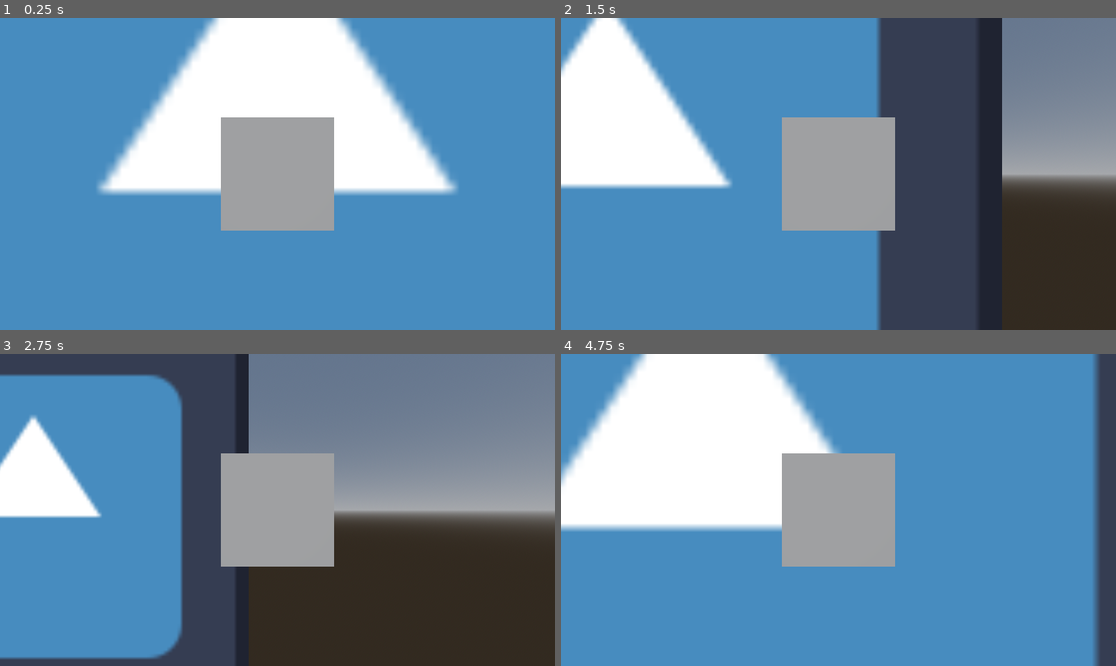
Above: before the commit, frames 1-4 (two rows, left to right).
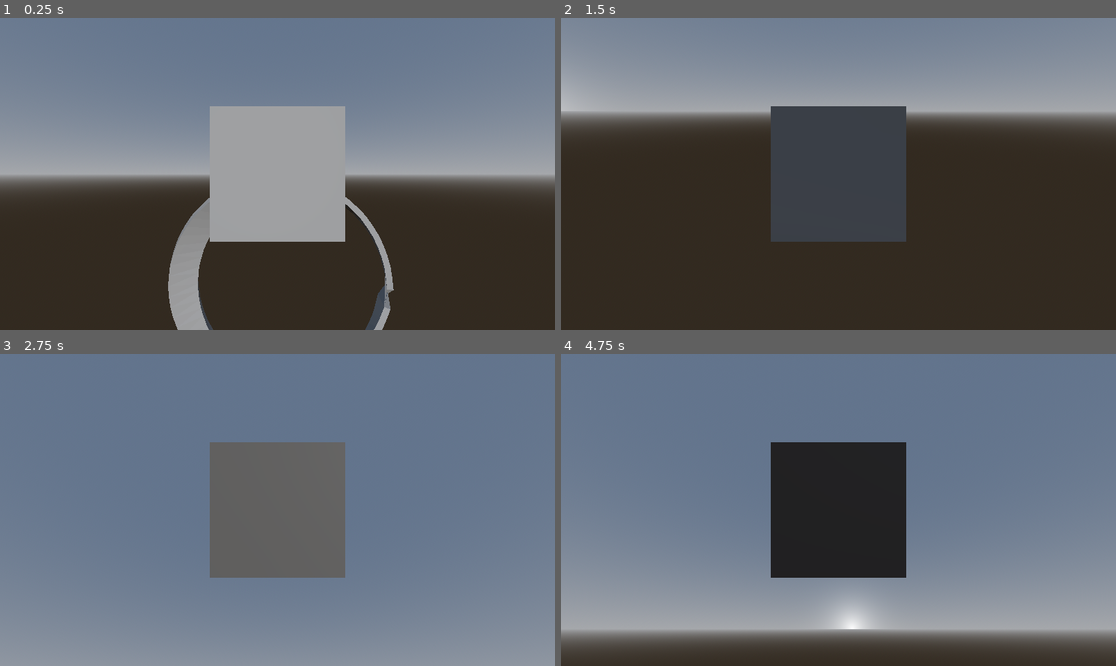
Above: after the commit, the same moments.

Repository: ronanalam/gmtk-jam-25
Game: Godot game, scene res://Scenes/main.tscn
Two runs of this game, one before a commit and one after it. Both use one fixed random seed, a clock stepped at 60 frames per second and the inputs below. The project has no main scene, so this scene is started directly. The engine's default icon, where the game draws it, is replaced by a stand-in: a white triangle on a blue panel in a dark square.
Inputs (mouse positions are in pixels of both pictures, inside the frame that each line leads up to):
- Up to frame 1 (0.25 s): no input
- Up to frame 2 (1.5 s): tap Enter at 0.5 s; move the mouse to (960, 158) at 0.52 s; hold D (right) 0.53-1.28 s; tap Shift (lowering, bound only after the commit) at 0.6 s; tap Space (jump) at 0.77, 0.8, 1.07, 1.35 s; move the mouse to (727, 189) at 1.27 s; hold S (backward) from 1.28 s (still down)
- Up to frame 3 (2.75 s): tap Space (jump) at 1.52, 1.82, 2.3 s; tap Shift (lowering, bound only after the commit) at 1.55, 2.1 s; move the mouse to (333, 441) at 2.02 s; release S (backward) at 2.03 s; hold D (right) from 2.03 s (still down)
- Up to frame 4 (4.75 s): move the mouse to (810, 572) at 2.77 s; release D (right) at 2.78 s; hold W (forward) 2.78-3.53 s; tap Shift (lowering, bound only after the commit) at 2.85, 4.35 s; tap Space (jump) at 3.02, 3.32, 3.6, 3.77, 4.07, 4.52 s; move the mouse to (1005, 556) at 3.52 s; hold A (left) from 3.53 s (still down); move the mouse to (672, 463) at 4.27 s

The runs differ from the first frame. In frame 1, 93% of the frame differs, in the area x 0-100%, y 0-100%; in frame 2, 84%; in frame 3, 83%; in frame 4, 100%.

Commit message:
progress on mobius mesh

Diff:
--- a/Scenes/main.tscn
+++ b/Scenes/main.tscn
@@ -1,7 +1,8 @@
-[gd_scene load_steps=9 format=3 uid="uid://ppll40aikglu"]
+[gd_scene load_steps=11 format=3 uid="uid://ppll40aikglu"]
 
 [ext_resource type="Texture2D" uid="uid://c1nq14tr8i7tx" path="res://Assets/icon.svg" id="1_jjgbg"]
 [ext_resource type="Script" uid="uid://dvigwbs12r4s5" path="res://Scripts/player.gd" id="2_bo1nx"]
+[ext_resource type="Script" uid="uid://dmsc51op4juc0" path="res://Scenes/path_3d.gd" id="3_8gbba"]
 
 [sub_resource type="ProceduralSkyMaterial" id="ProceduralSkyMaterial_bo1nx"]
 
@@ -26,6 +27,14 @@
 [sub_resource type="BoxShape3D" id="BoxShape3D_8gbba"]
 
 [sub_resource type="BoxMesh" id="BoxMesh_jjvhh"]
+size = Vector3(0.25, 0.25, 0.25)
+
+[sub_resource type="Curve3D" id="Curve3D_jjvhh"]
+_data = {
+"points": PackedVector3Array(1.90869, 0.306158, 0.86312, -1.90869, -0.306158, -0.86312, -0.238657, -0.0429261, 0.0104313, 0, 0, 0, 0, 0, 0, -4.15026, -0.380877, -0.220659, 0, 0, 0, 0, 0, 0, -6.01573, 1.0154, -2.04367, 0, 0, 0, 0, 0, 0, -3.02913, 1.01538, -4.24096, 0, 0, 0, 0, 0, 0, 2.24969, 1.01538, -5.26093, 0, 0, 0, 0, 0, 0, 5.66751, 1.01538, -2.91678, 0, 0, 0, 0, 0, 0, 6.6517, 1.01538, 1.39576, 0, 0, 0, 0, 0, 0, 3.53808, 1.01538, 5.20725),
+"tilts": PackedFloat32Array(0, 0, 0, 0, 0, 0, 0, 0)
+}
+point_count = 8
 
 [node name="main" type="Node3D"]
 
@@ -35,10 +44,13 @@
 [node name="DirectionalLight3D" type="DirectionalLight3D" parent="."]
 
 [node name="world" type="AnimatedSprite3D" parent="."]
-transform = Transform3D(10, 0, 0, 0, 10, 0, 0, 0, 10, 0, 0, 0)
+transform = Transform3D(10, 0, 0, 0, 1, 0, 0, 0, 1, 0, 0, 0)
+visible = false
+centered = false
 sprite_frames = SubResource("SpriteFrames_kry3j")
 
 [node name="player" type="CharacterBody3D" parent="."]
+transform = Transform3D(1, 0, 0, 0, 1, 0, 0, 0, 1, 0, 2, 0)
 script = ExtResource("2_bo1nx")
 
 [node name="CollisionShape3D" type="CollisionShape3D" parent="player"]
@@ -49,4 +61,25 @@
 skeleton = NodePath("../..")
 
 [node name="Camera3D" type="Camera3D" parent="player"]
-transform = Transform3D(1, 0, 0, 0, 1, 0, 0, 0, 1, 0, 0, 2.28667)
+transform = Transform3D(1, 0, 0, 0, 1, 0, 0, 0, 1, 0, 0, 0.5)
+
+[node name="Path3D" type="Path3D" parent="."]
+curve = SubResource("Curve3D_jjvhh")
+script = ExtResource("3_8gbba")
+count = 36
+radius = 2.0
+stripWidth = 0.5
+
+[node name="CSGPolygon3D" type="CSGPolygon3D" parent="Path3D"]
+polygon = PackedVector2Array(0, 0, 0, -0.1, 0.5, -0.1, 0.5, 0)
+mode = 2
+path_node = NodePath("..")
+path_interval_type = 0
+path_interval = 0.2
+path_simplify_angle = 0.0
+path_rotation = 2
+path_rotation_accurate = true
+path_local = true
+path_continuous_u = true
+path_u_distance = 1.0
+path_joined = true
--- /dev/null
+++ b/Scenes/path_3d.gd
@@ -0,0 +1,27 @@
+extends Path3D
+
+@export var count: int
+@export var radius: float
+@export var stripWidth: float
+@export var stripThickness: float
+
+func _ready() -> void:
+	curve.clear_points()
+
+	for i in range(count):
+		var point_position_i := radius*Vector3( cos(2*PI*i/count), sin(2*PI*i/count), -3.0/radius )
+
+		curve.add_point( point_position_i )
+		curve.set_point_tilt(i, PI * i/count)
+		curve.set_point_position( i, point_position_i + (stripWidth * i/count)*Vector3.FORWARD )
+
+		# Make duplicated point at the end, but with 0 tilt
+		# to make the automatic "closing" extrusion unflipped
+		if i == (count - 1):
+			curve.add_point( point_position_i )
+			curve.set_point_tilt(i+1, curve.get_point_tilt(0))
+			curve.set_point_position(i+1, point_position_i + (stripWidth * i/count)*Vector3.FORWARD )
+
+
+#func _process(delta: float) -> void:
+	#pass
--- a/Scripts/player.gd
+++ b/Scripts/player.gd
@@ -1,27 +1,35 @@
 extends CharacterBody3D
 
-const SPEED = 5.0
-const JUMP_VELOCITY = 4.5
+const SPEED := 2.0
+const JUMP_VELOCITY := 4.5
+const MOUSE_SENS := 1.0
+
+var vert_projection: float
+
+
+func _unhandled_input(event: InputEvent) -> void:
+	### Rotate camera w/ mouse
+	if event is InputEventMouseMotion:
+		rotation.y -= event.relative.x * MOUSE_SENS/180.0
+		rotation.y = wrapf(rotation.y, 0.0, 2*PI)
+		rotation.x -= event.relative.y * MOUSE_SENS/180.0
+		rotation.x = clamp(rotation.x, -PI/2, PI/4)
+
 
 func _physics_process(delta: float) -> void:
-	## Add the gravity.
+	### Add gravity.
 	#if not is_on_floor():
 		#velocity += get_gravity() * delta
+	### Handle jump.
+	#if Input.is_action_just_pressed("jump"):# and is_on_floor():
+		#velocity.y = JUMP_VELOCITY
 
-	# Handle jump.
-	if Input.is_action_just_pressed("jump"):# and is_on_floor():
-		velocity.y = JUMP_VELOCITY
+	var input_dir := Input.get_vector("left", "right", "forward", "backward")
+	vert_projection = Input.get_axis('lowering', 'raising')
+	var direction := (transform.basis * Vector3(input_dir.x, vert_projection, input_dir.y)).normalized()
+	if direction:
+		velocity = direction * SPEED
+	else:
+		velocity = velocity.move_toward(Vector3.ZERO, SPEED)
 
-	# Get the input direction and handle the movement/deceleration.
-	# As good practice, you should replace UI actions with custom gameplay actions.
-	var input_dir := Input.get_vector("left", "right", "forward", "backward")
-	var direction := (transform.basis * Vector3(input_dir.x, 0, input_dir.y)).normalized()
-	if direction:
-		velocity.x = direction.x * SPEED
-		velocity.z = direction.z * SPEED
-	else:
-		velocity.x = move_toward(velocity.x, 0, SPEED)
-		velocity.z = move_toward(velocity.z, 0, SPEED)
-
-	velocity.y = move_toward(velocity.y, 0, SPEED)
 	move_and_slide()
--- a/project.godot
+++ b/project.godot
@@ -13,6 +13,11 @@
 config/name="GMTK-Jam-25"
 config/features=PackedStringArray("4.4", "Forward Plus")
 config/icon="res://Assets/icon.svg"
+
+[display]
+
+window/size/viewport_width=1920
+window/size/viewport_height=1080
 
 [input]
 
@@ -41,3 +46,13 @@
 "events": [Object(InputEventKey,"resource_local_to_scene":false,"resource_name":"","device":-1,"window_id":0,"alt_press …(191 unchanged characters)…
 ]
 }
+raising={
+"deadzone": 0.2,
+"events": [Object(InputEventKey,"resource_local_to_scene":false,"resource_name":"","device":-1,"window_id":0,"alt_pressed":false,"shift_pressed":false,"ctrl_pressed":false,"meta_pressed":false,"pressed":false,"keycode":0,"physical_keycode":32,"key_label":0,"unicode":32,"location":0,"echo":false,"script":null)
+]
+}
+lowering={
+"deadzone": 0.2,
+"events": [Object(InputEventKey,"resource_local_to_scene":false,"resource_name":"","device":-1,"window_id":0,"alt_pressed":false,"shift_pressed":false,"ctrl_pressed":false,"meta_pressed":false,"pressed":false,"keycode":0,"physical_keycode":4194325,"key_label":0,"unicode":0,"location":0,"echo":false,"script":null)
+]
+}
Not shown, added: Scenes/path_3d.gd.uid
